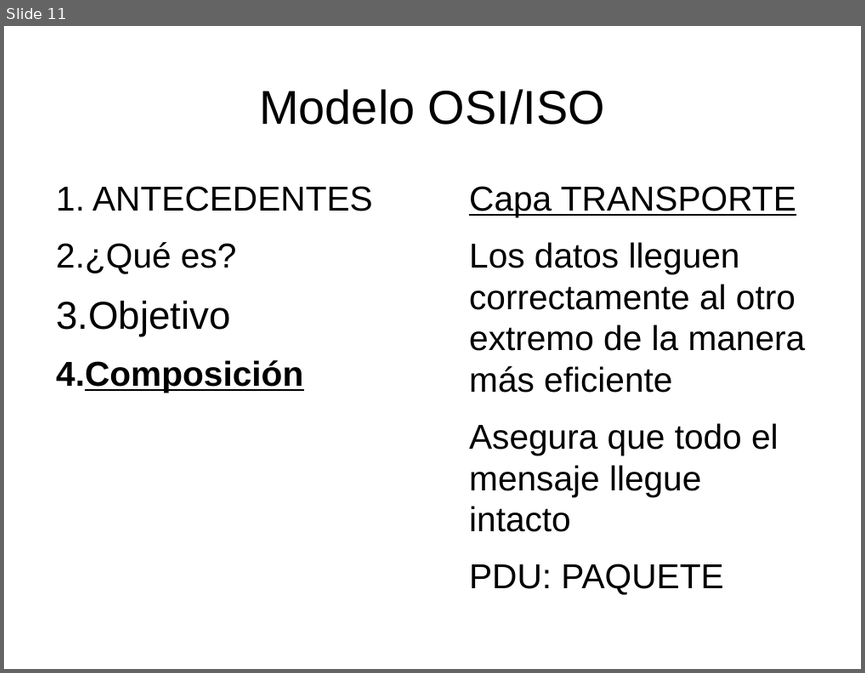
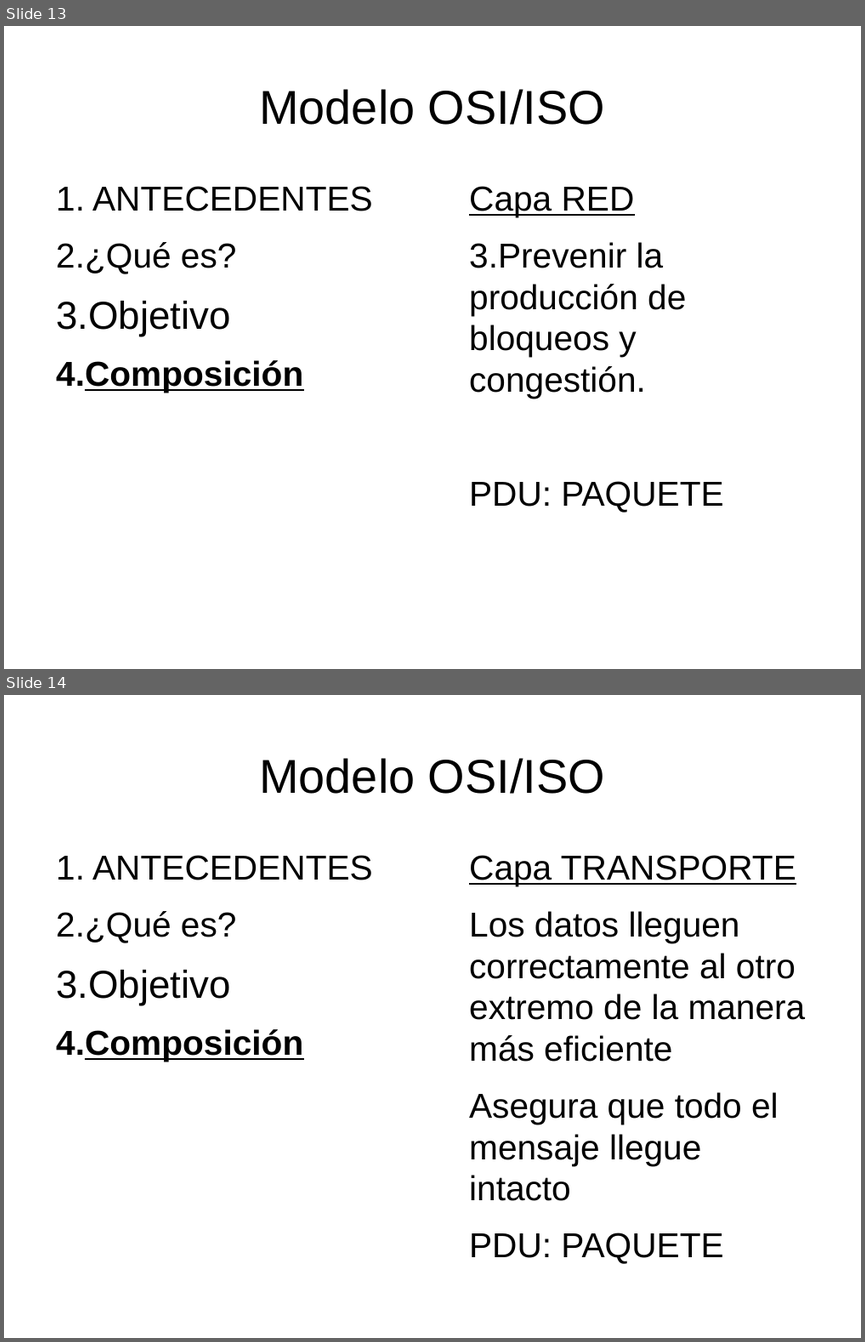
Before and after one commit to q92helea/Pechackucha, a slide deck: Pechakucha.odp. Shown one above the other, each under a label of ours: slide 11 before the commit, slides 13 and 14 after it. The pictures are 865x673 and 865x1342 pixels, drawn with LibreOffice and Linux fonts; fonts in the diff are those of the drawing. Boxes give left, top, right and bottom in pixels: in the first picture for what was removed or moved away, otherwise in the second. Text is boxed around its words. In the diff, an @@ line names an element or a change of style, - is before the commit and + after.

```diff
--- a/Pechakucha.odp
+++ b/Pechakucha.odp
@@ slide 13 added at <box>4,26,861,669</box>, background #FFFFFF @@
@@ title added at <box>259,89,605,125</box>, 44 pt, text #000000 @@
+Modelo OSI/ISO
@@ text added at <box>56,186,373,392</box>, 32 pt, text #000000 @@
+1. ANTECEDENTES
+2. ¿Qué es?
+3. Objetivo
+4. Composición
@@ text added at <box>469,186,723,511</box>, 32 pt, text #000000 @@
+Capa RED
+3.Prevenir la producción de bloqueos y congestión.
+PDU: PAQUETE
@@ what was slide 11 is now slide 14 @@
```
Also in this commit, not shown: 2 slides changed, 2 other slides added.
